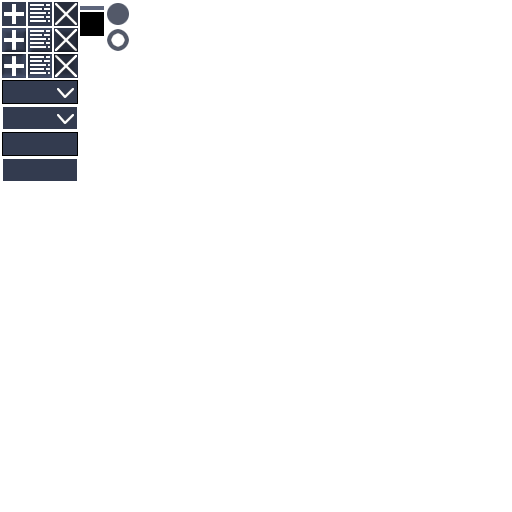
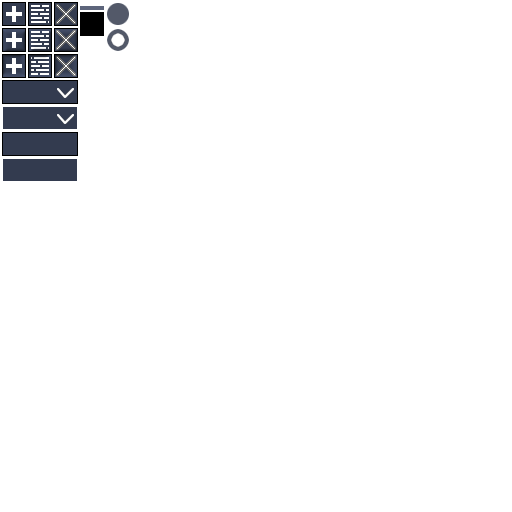
Revision of a layered 512 × 512 image; what changed, layer by layer:
added layer "close_button_pressed" above "close_button_hover" over [54, 54, 78, 78]
added layer "close_button_hover" above "close_button_normal" over [54, 28, 78, 52]
added layer "close_button_normal" above "edit_button_pressed" over [54, 2, 78, 26]
added layer "edit_button_pressed" above "edit_button_hover" over [28, 54, 52, 78]
added layer "edit_button_hover" above "edit_button_normal" over [28, 28, 52, 52]
added layer "edit_button_normal" above "plus_button_pressed" over [28, 2, 52, 26]
added layer "plus_button_pressed" above "plus_button_hover" over [2, 54, 26, 78]
added layer "plus_button_hover" above "plus_button_normal" over [2, 28, 26, 52]
added layer "plus_button_normal" above "buttons" over [2, 2, 26, 26]
painted on "buttons" over [2, 2, 78, 78]
